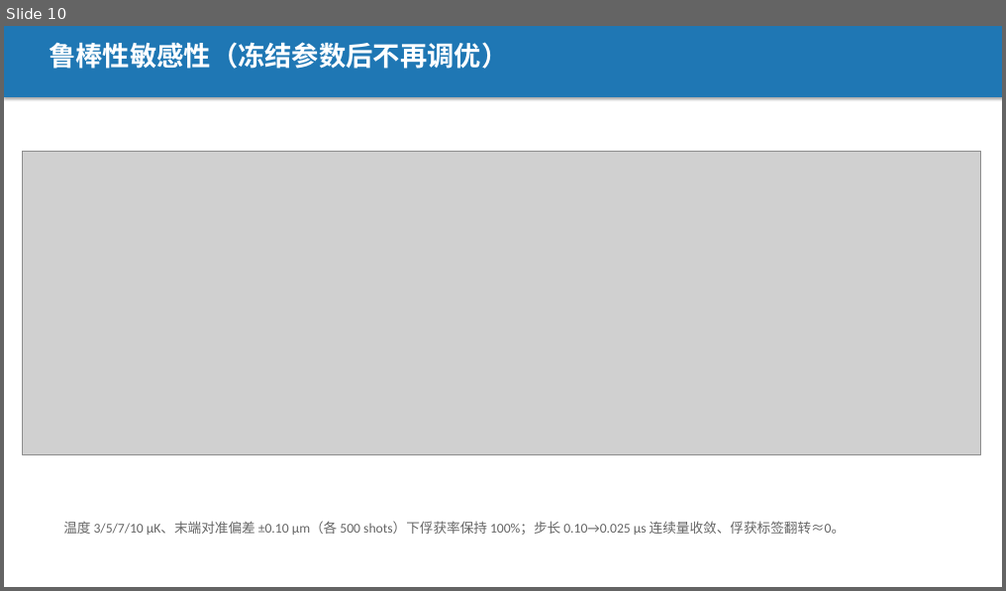
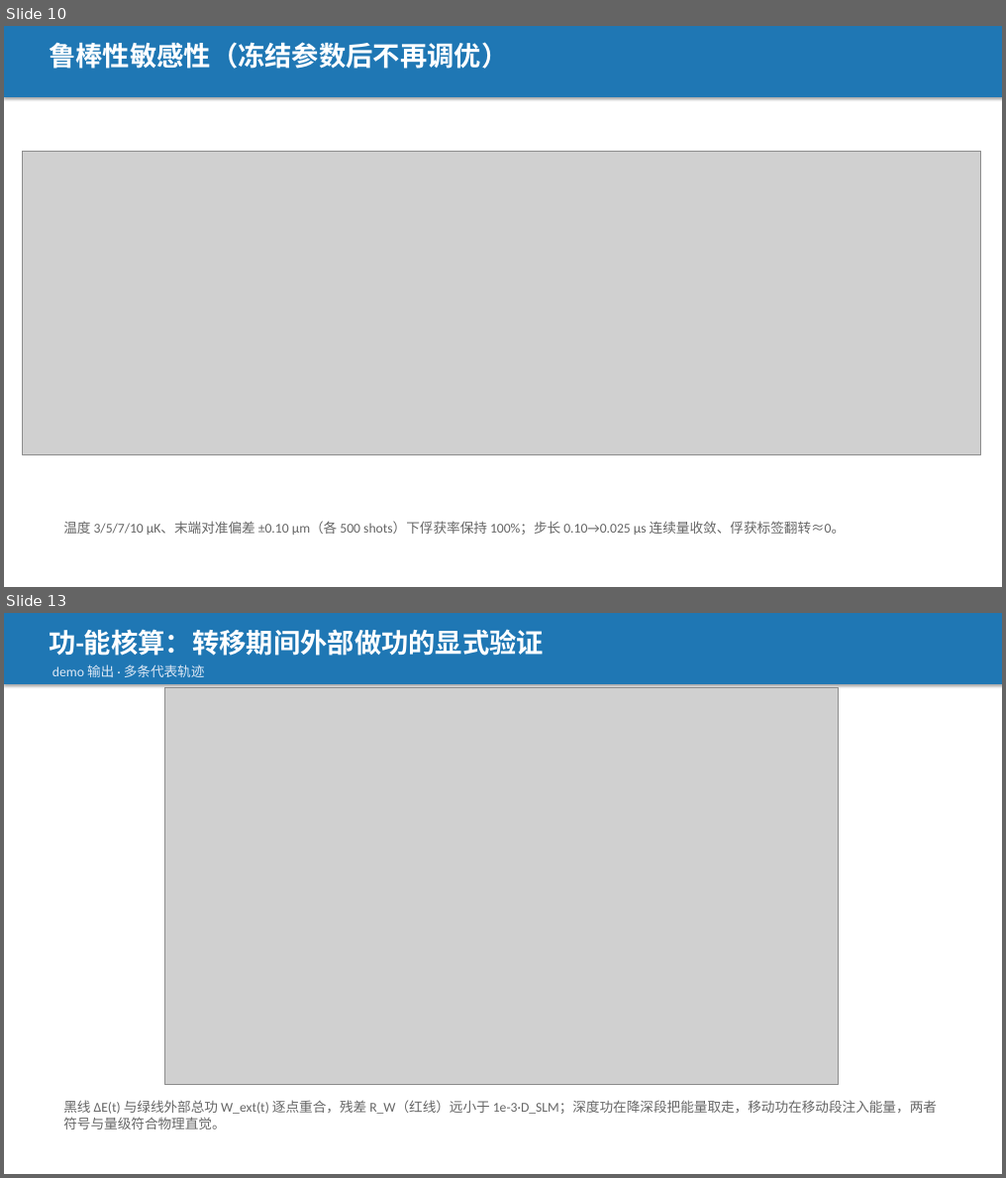
Before and after one commit to Yifan2709/MonteCarlo-Atom-Tweezer, a slide deck: Level2_同步波形优化_总结报告.pptx. Shown one above the other, each under a label of ours: slide 10 before the commit, slides 10 and 13 after it; the slides between them are not shown. The pictures are 1006x591 and 1006x1178 pixels, drawn with LibreOffice and Linux fonts; fonts in the diff are those of the drawing; grey boxes stand for pictures. Boxes give left, top, right and bottom in pixels: in the first picture for what was removed or moved away, otherwise in the second. Text is boxed around its words. In the diff, an @@ line names an element or a change of style, - is before the commit and + after.

```diff
--- a/Level2_同步波形优化_总结报告.pptx
+++ b/Level2_同步波形优化_总结报告.pptx
@@ slide 13 added at [4,613,1002,1174], background #FFFFFF @@
@@ rectangle added at [4,613,1002,684], fill #1F77B4 @@
@@ text added at [49,629,544,656], 26 pt, text #FFFFFF, bold @@
+功-能核算：转移期间外部做功的显式验证
@@ text added at [53,664,205,677], 13 pt, text #DDE8F5 @@
+demo 输出 · 多条代表轨迹
@@ picture added at [165,688,838,1084] @@
@@ text added at [63,1100,937,1130], 13 pt, text #666666 @@
+黑线 ΔE(t) 与绿线外部总功 W_ext(t) 逐点重合，残差 R_W（红线）远小于 1e-3·D_SLM；深度功在降深段把能量取走，移动功在移动段注入能量，两者符号与量级符合物理直觉。
```
Also in this commit, not shown: 3 slides changed, 1 other slide added, 1 other file.
